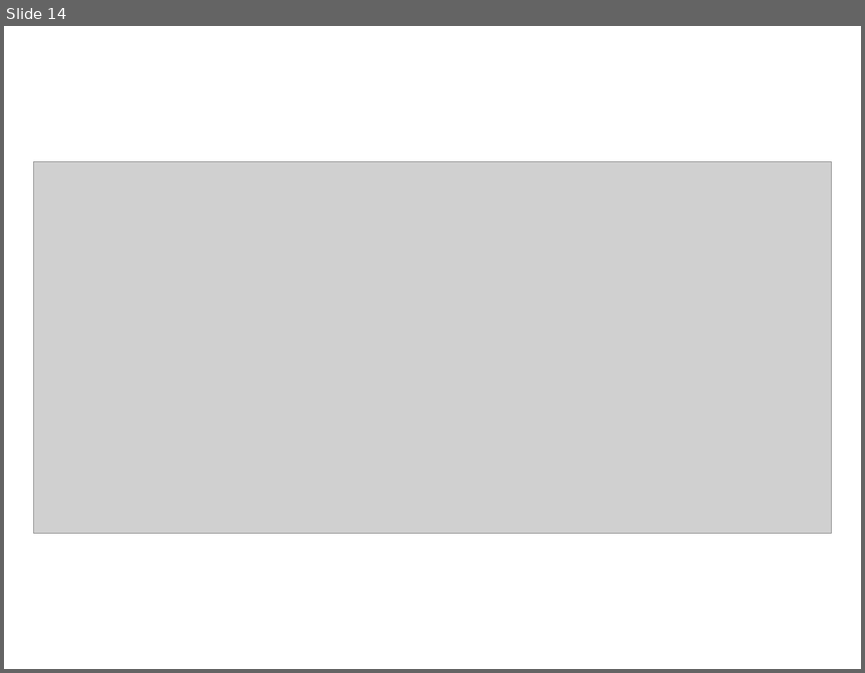
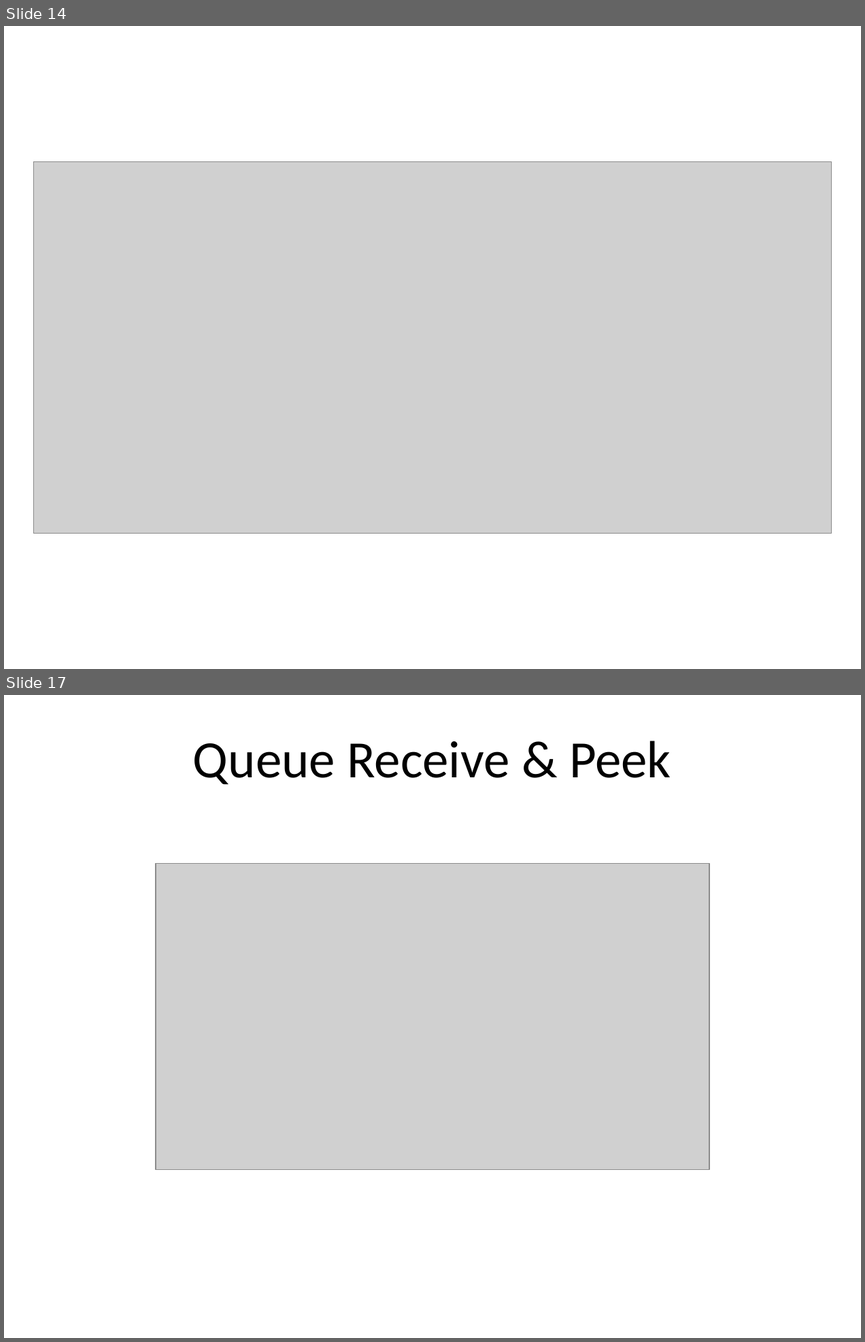
Before and after one commit to tgwalker1/TeamBrand, a slide deck: Recap/Recap_SW8_Andyteil.pptx. Shown one above the other, each under a label of ours: slide 14 before the commit, slides 14 and 17 after it; the slides between them are not shown. The pictures are 865x673 and 865x1342 pixels, drawn with LibreOffice and Linux fonts; fonts in the diff are those of the drawing; grey boxes stand for pictures. Boxes give left, top, right and bottom in pixels: in the first picture for what was removed or moved away, otherwise in the second. Text is boxed around its words. In the diff, an @@ line names an element or a change of style, - is before the commit and + after.

Commit message:
Recap added queue part

```diff
--- a/Recap/Recap_SW8_Andyteil.pptx
+++ b/Recap/Recap_SW8_Andyteil.pptx
@@ slide 17 added at [4,695,861,1338], background #FFFFFF @@
@@ text added at [193,741,671,785], 44 pt, text #000000 @@
+Queue Receive & Peek
@@ picture added at [156,863,709,1170] @@
```
Also in this commit, not shown: 2 other slides added.
